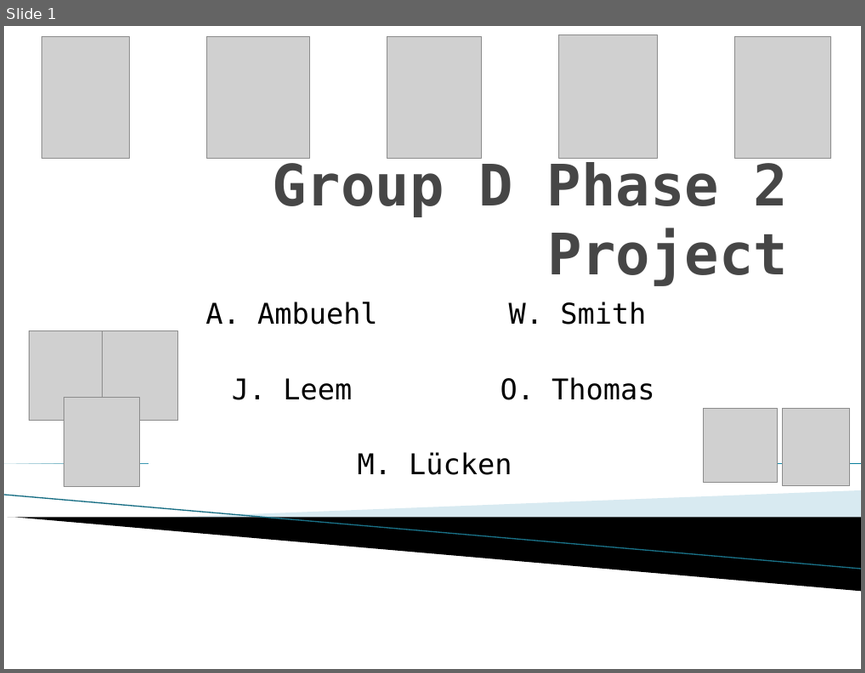
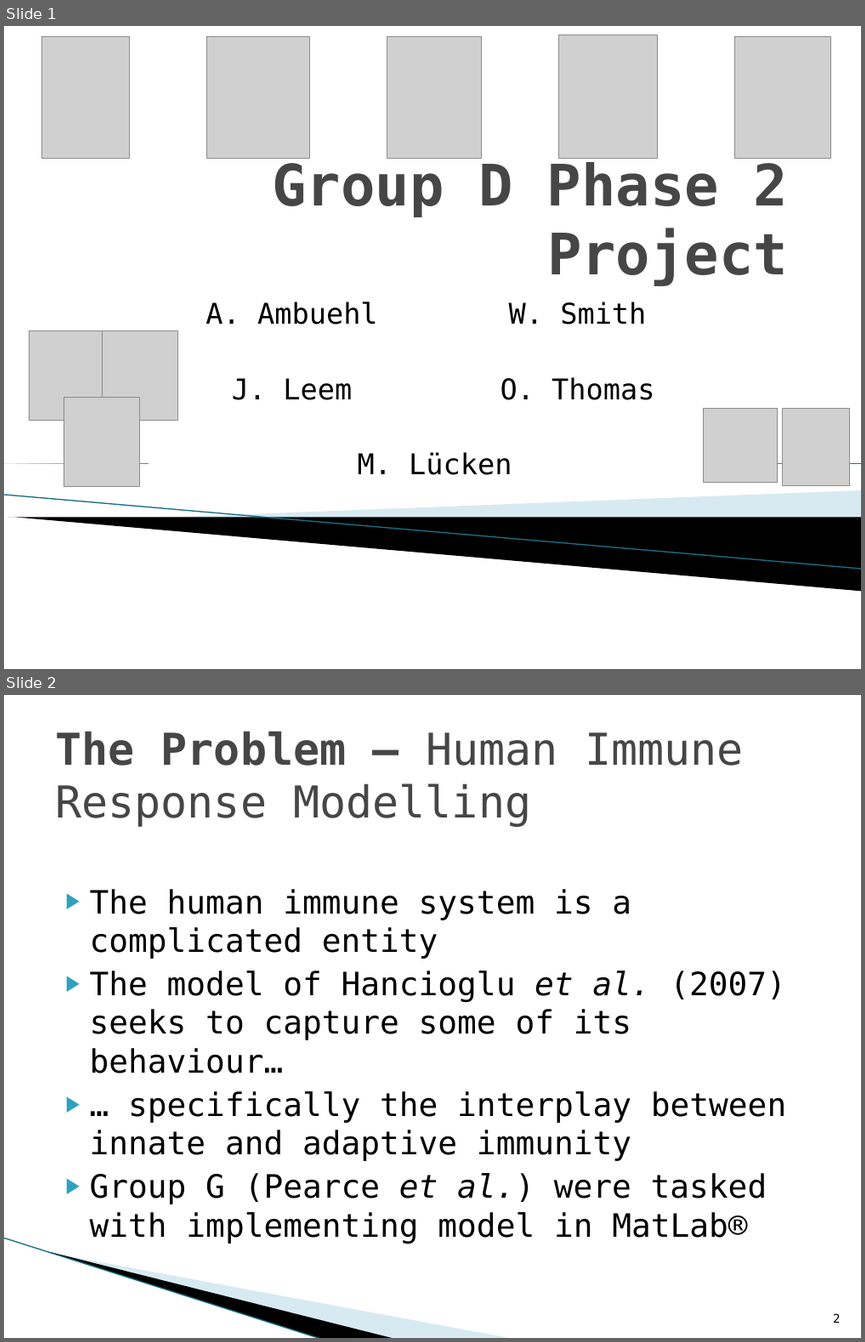
Before and after one commit to jleem10/GroupD_Phase2, a slide deck: Presentation.pptx. Shown one above the other, each under a label of ours: slide 1 before the commit, slides 1 and 2 after it. The pictures are 865x673 and 865x1342 pixels, drawn with LibreOffice and Linux fonts; fonts in the diff are those of the drawing; grey boxes stand for pictures; background and template pictures are left out. Boxes give left, top, right and bottom in pixels: in the first picture for what was removed or moved away, otherwise in the second. Text is boxed around its words. In the diff, an @@ line names an element or a change of style, - is before the commit and + after.

```diff
--- a/Presentation.pptx
+++ b/Presentation.pptx
@@ slide 2 added at bbox=[4, 695, 861, 1338], background #FFFFFF @@
@@ title added at bbox=[55, 731, 744, 827], 36.9 pt, text #464646 @@
+The Problem – Human Immune Response Modelling
@@ text added at bbox=[90, 889, 786, 1243], 27 pt, text #000000 @@
+▶ The human immune system is a complicated entity
+▶ The model of Hancioglu et al. (2007) seeks to capture some of its behaviour…
+▶ … specifically the interplay between innate and adaptive immunity
+▶ Group G (Pearce et al.) were tasked with implementing model in MatLab®
@@ line added from (4, 1237) to (322, 1338), #97C5D8 0.95 pt @@
@@ freeform shape added at bbox=[49, 1251, 396, 1338], fill #000000 @@
@@ freeform shape added at bbox=[51, 1252, 514, 1338], fill #A0CBDC at 40% opacity @@
@@ page number added at bbox=[833, 1313, 840, 1322], 10 pt, text #000000 @@
+2
```
Also in this commit, not shown: 11 other slides added, 1 slide removed.
